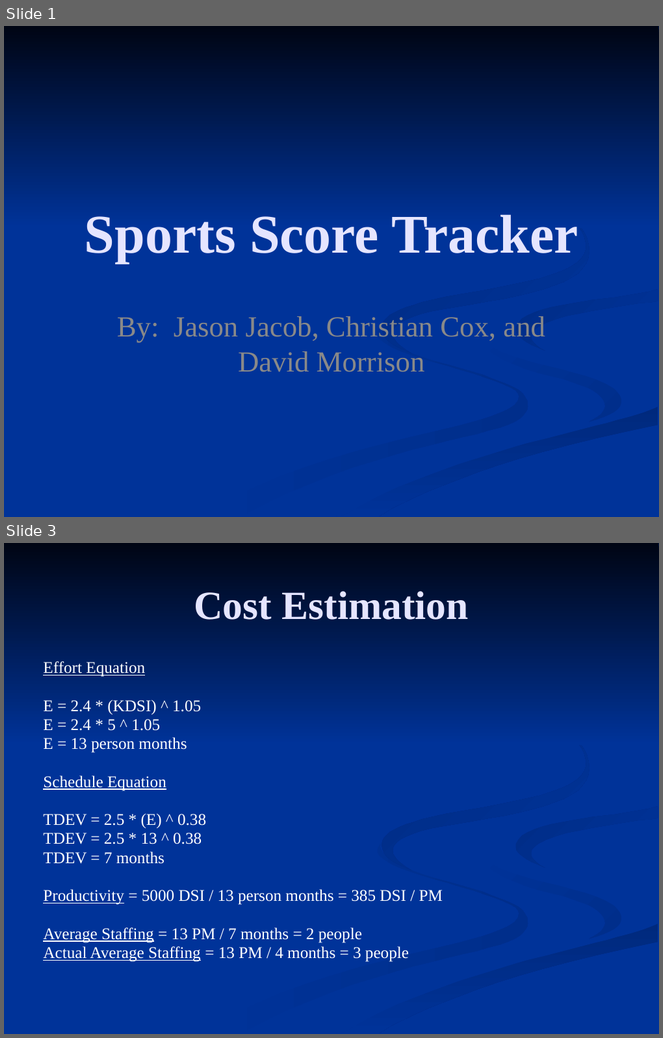
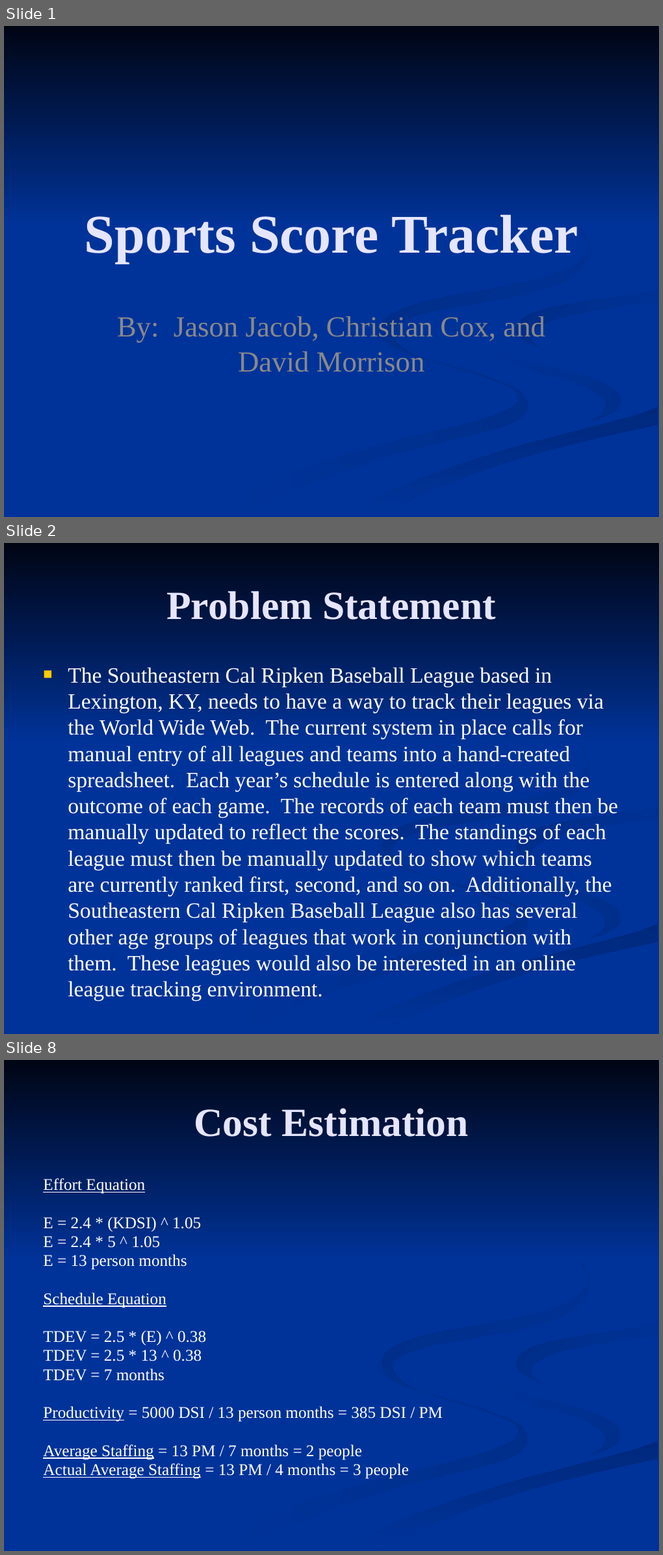
Before and after one commit to c0bra99/sports-score-tracker, a slide deck: Documents/Presentation 1.pptx. Shown one above the other, each under a label of ours: slides 1 and 3 before the commit, slides 1, 2 and 8 after it; the slides between them are not shown. The pictures are 663x1038 and 663x1555 pixels, drawn with LibreOffice and Linux fonts; fonts in the diff are those of the drawing. Boxes give left, top, right and bottom in pixels: in the first picture for what was removed or moved away, otherwise in the second. Text is boxed around its words. In the diff, an @@ line names an element or a change of style, - is before the commit and + after.

```diff
--- a/Documents/Presentation 1.pptx
+++ b/Documents/Presentation 1.pptx
@@ slide 2 added at bbox=[4, 543, 659, 1034], background #003399; not listed: 7 template elements that a slide beside it also shows @@
@@ title added at bbox=[166, 591, 496, 620], 44 pt, text #E5E5FF, bold @@
+Problem Statement
@@ text added at bbox=[68, 667, 618, 975], 24 pt, text #FFFFFF @@
+■ The Southeastern Cal Ripken Baseball League based in Lexington, KY, needs to have a way to track their leagues via the World Wide Web. The current system in place calls for manual entry of all leagues and teams into a hand-created spreadsheet. Each year’s schedule is entered along with the outcome of each game. The records of each team must then be manually updated to reflect the scores. The standings of each league must then be manually updated to show which teams are currently ranked first, second, and so on. Additionally, the Southeastern Cal Ripken Baseball League also has several other age groups of leagues that work in conjunction with them. These leagues would also be interested in an online league tracking environment.
@@ what was slide 3 is now slide 8 @@
```
Also in this commit, not shown: 1 slide changed, 4 other slides added.
